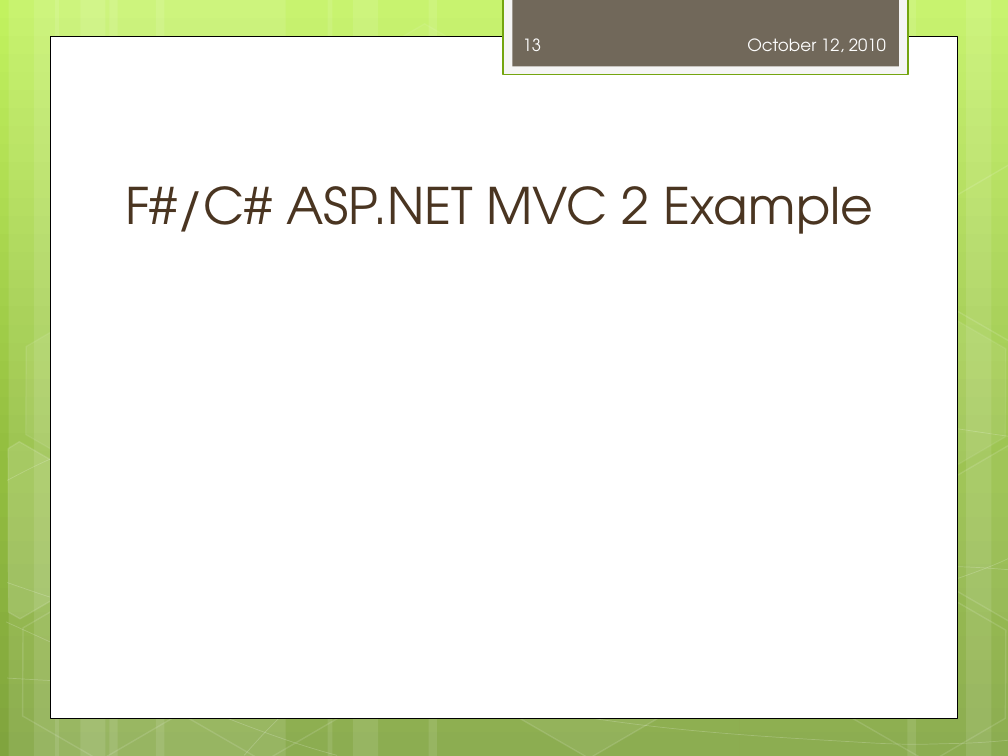
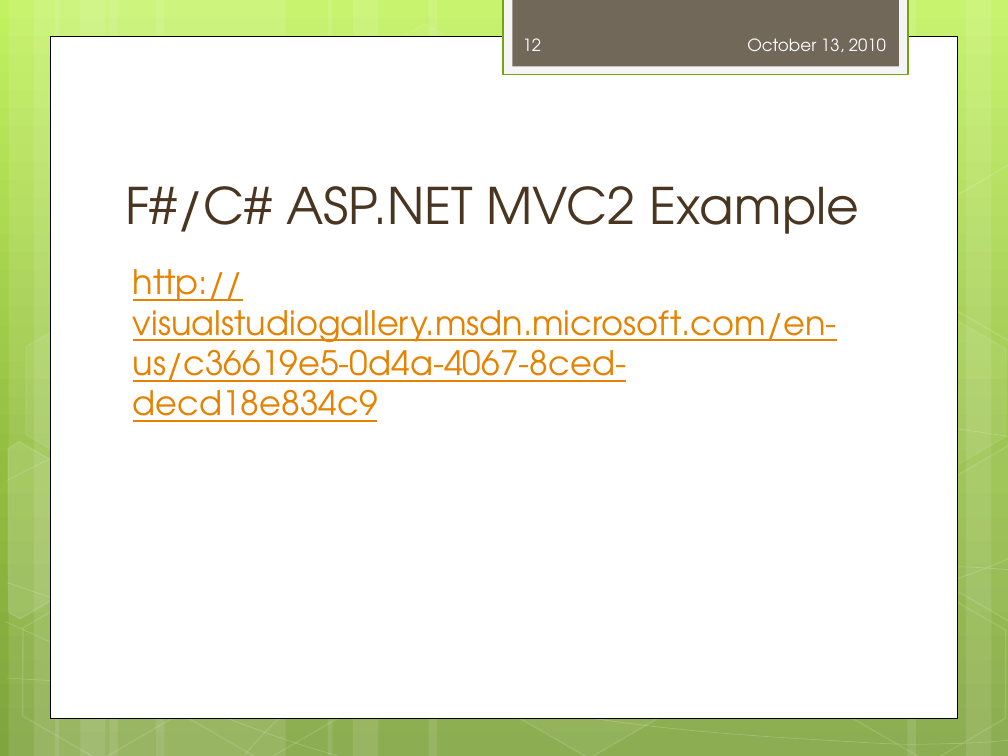
Before and after one commit to dmohl/GettingStartedWithWebDevInFSharpPresentation, a slide deck: slide 12 of Getting Started with Web Development in F#.pptx (slide 13 before the commit). Drawn at 1008x756 pixels with LibreOffice and Linux fonts; fonts in the diff are those of the drawing. Boxes give left, top, right and bottom in pixels: in the first picture for what was removed or moved away, otherwise in the second. Text is boxed around its words. In the diff, an @@ line names an element or a change of style, - is before the commit and + after.

```diff
--- a/Getting Started with Web Development in F#.pptx
+++ b/Getting Started with Web Development in F#.pptx
@@ page number at <box>523,38,542,51</box>: text changed @@
-13
+12
@@ text at <box>747,38,886,52</box>: text changed @@
-October 12, 2010
+October 13, 2010
@@ title at <box>125,186,859,234</box>: spaces changed @@
-F#/C# ASP.NET MVC 2 Example
+F#/C# ASP.NET MVC2 Example
@@ text added at <box>133,269,837,422</box>, 24 pt, text #E68200, underline @@
+http://visualstudiogallery.msdn.microsoft.com/en-us/c36619e5-0d4a-4067-8ced-decd18e834c9
```
Also in this commit, not shown: 11 other slides changed, 4 slides added, 5 slides removed.
